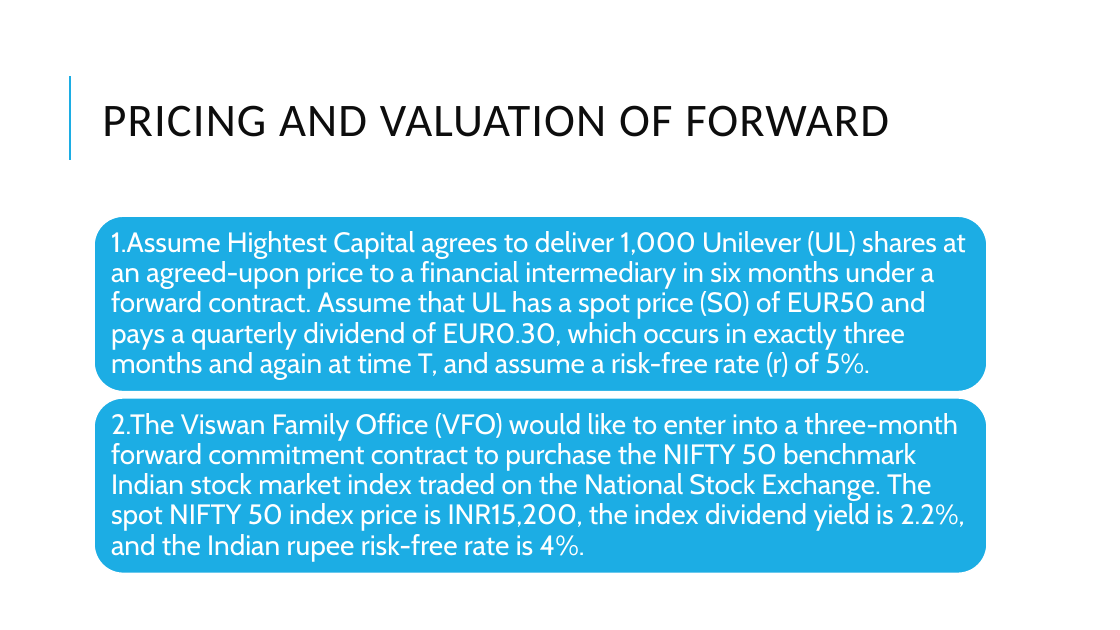
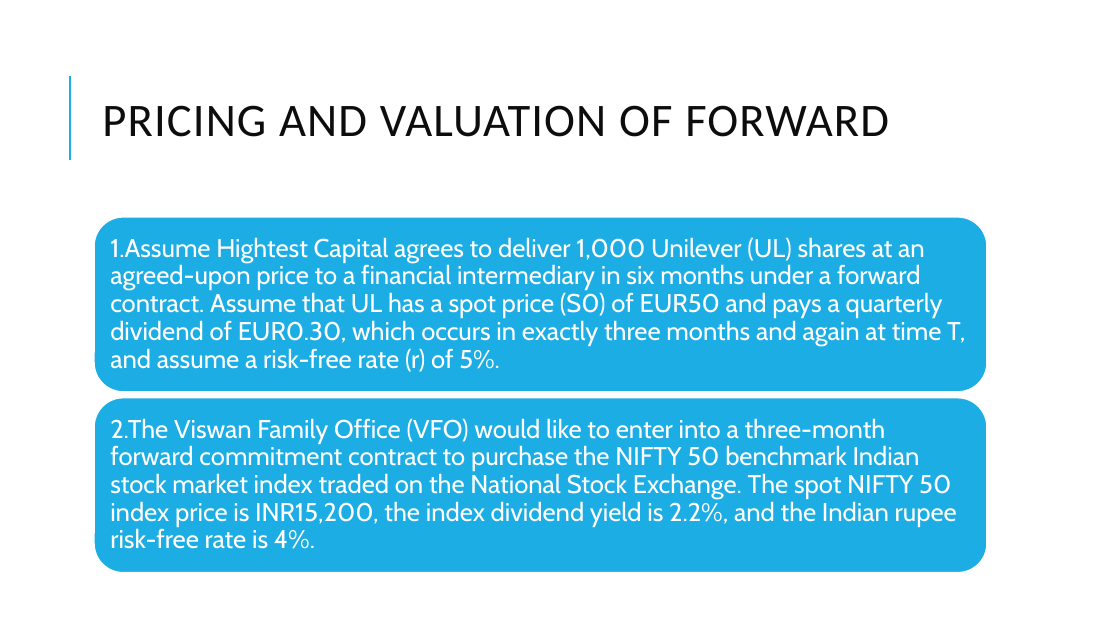
Before and after one commit to Isco0530/data, a slide deck: slide 52 of Derivatives.pptx. Drawn at 1120x630 pixels with LibreOffice and Linux fonts; fonts in the diff are those of the drawing. Boxes give left, top, right and bottom in pixels: in the first picture for what was removed or moved away, otherwise in the second. Text is boxed around its words. In the diff, an @@ line names an element or a change of style, - is before the commit and + after.

```diff
--- a/Derivatives.pptx
+++ b/Derivatives.pptx
@@ text "1.Assume Hightest Capital agrees to ..." at (x1=110, y1=237, x2=965, y2=372): size 24 to 22 pt @@
@@ text "2.The Viswan Family Office (VFO) ..." at (x1=110, y1=418, x2=957, y2=549): size 24 to 22 pt @@
```
Also in this commit, not shown: 5 other slides changed, 2 slides added.
